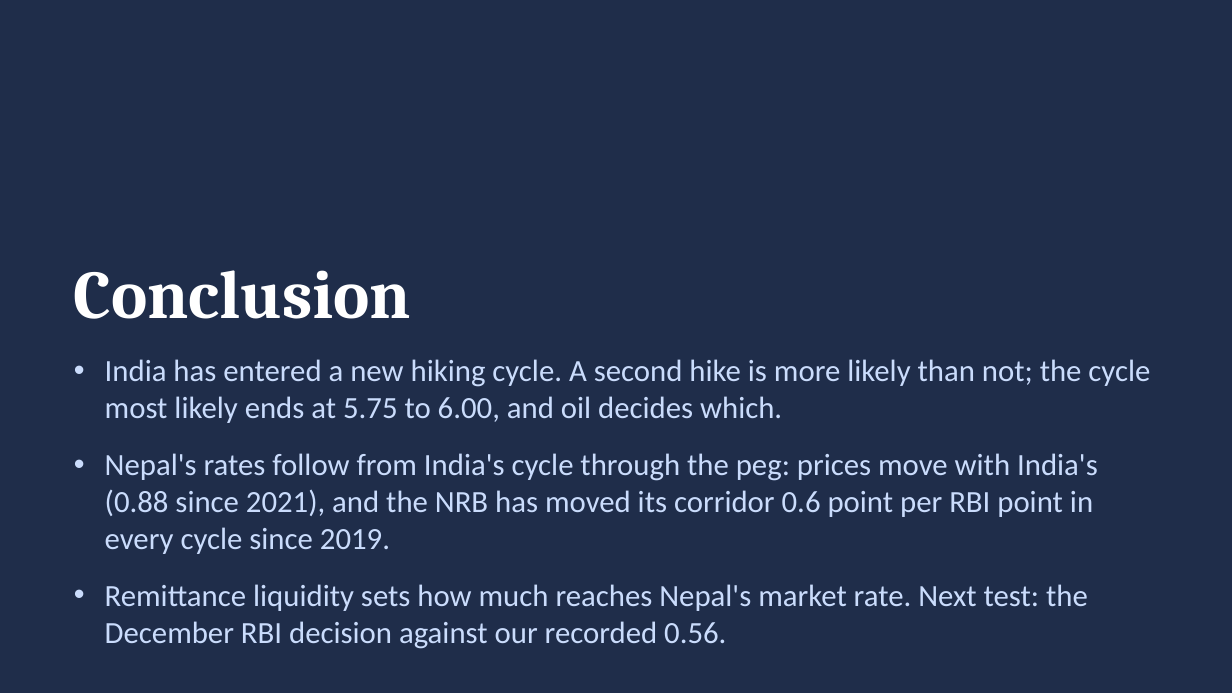
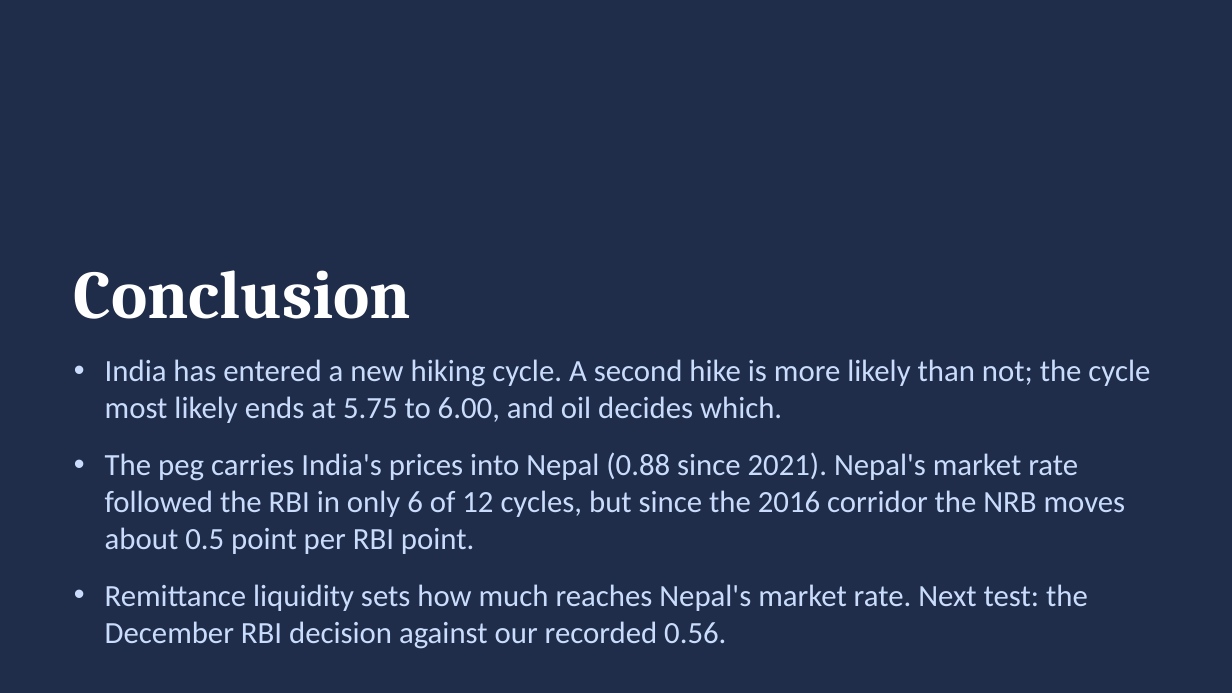
Before and after one commit to sakrit204-byte/interest_rate_cycle_prediction_for_india, a slide deck: slide 24 of reports/presentation/ratecycle_india_nepal.pptx (slide 23 before the commit). Drawn at 1232x693 pixels with LibreOffice and Linux fonts; fonts in the diff are those of the drawing. Boxes give left, top, right and bottom in pixels: in the first picture for what was removed or moved away, otherwise in the second. Text is boxed around its words. In the diff, an @@ line names an element or a change of style, - is before the commit and + after.

Commit message:
Policy response test before and during the NRB corridor, coin flip and 0.5 result in deck and dashboard, decisions D055 and D056

```diff
--- a/reports/presentation/ratecycle_india_nepal.pptx
+++ b/reports/presentation/ratecycle_india_nepal.pptx
@@ text at (105, 452, 1126, 554): text changed @@
-• Nepal's rates follow from India's cycle through the peg: prices move with India's (0.88 since 2021), and the NRB has moved its corridor 0.6 point per RBI point in every cycle since 2019.
+• The peg carries India's prices into Nepal (0.88 since 2021). Nepal's market rate followed the RBI in only 6 of 12 cycles, but since the 2016 corridor the NRB moves about 0.5 point per RBI point.
```
Also in this commit, not shown: 6 other slides changed, 1 slide added, 7 other files.
